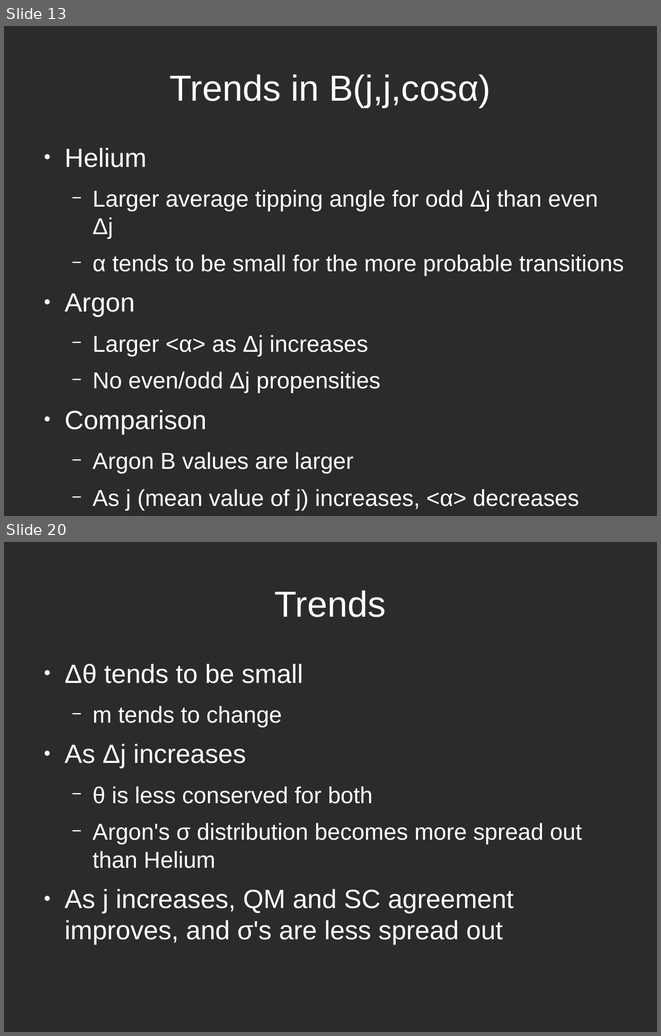
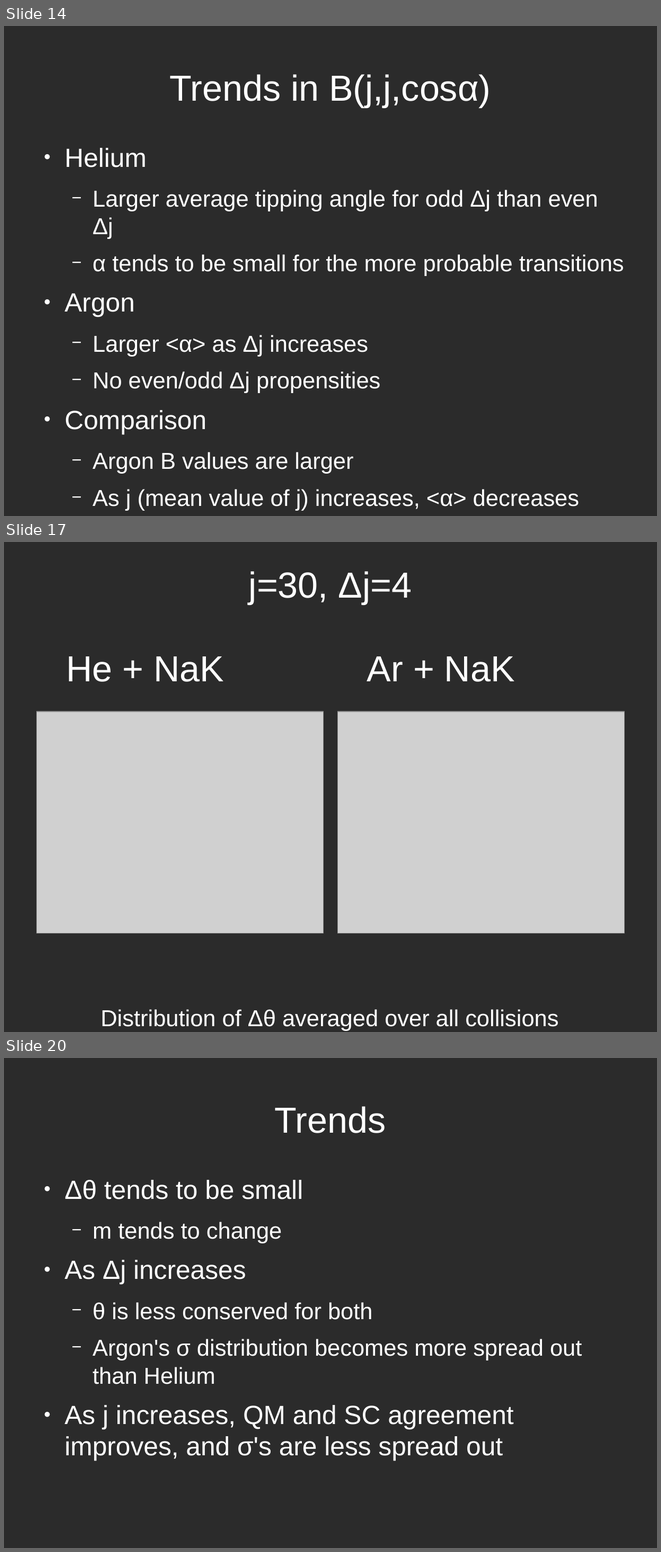
Before and after one commit to atowneND/HeNaK_Collisions, a slide deck: Presentation.odp. Shown one above the other, each under a label of ours: slides 13 and 20 before the commit, slides 14, 17 and 20 after it; the slides between them are not shown. The pictures are 661x1036 and 661x1552 pixels, drawn with LibreOffice and Linux fonts; fonts in the diff are those of the drawing; grey boxes stand for pictures; background and template pictures are left out; a plain dark background stands for a picture behind light text. Boxes give left, top, right and bottom in pixels: in the first picture for what was removed or moved away, otherwise in the second. Text is boxed around its words. In the diff, an @@ line names an element or a change of style, - is before the commit and + after.

```diff
--- a/Presentation.odp
+++ b/Presentation.odp
@@ slide 17 added at <box>4,542,657,1032</box>, background picture (left out) @@
@@ text added at <box>249,571,412,604</box>, 44 pt, text #FFFFFF @@
+j=30, Δj=4
@@ title added at <box>66,656,224,682</box>, 44 pt, text #FFFFFF @@
+He + NaK
@@ title added at <box>367,656,515,682</box>, 44 pt, text #FFFFFF @@
+Ar + NaK
@@ picture added at <box>36,712,324,933</box> @@
@@ picture added at <box>337,712,625,933</box> @@
@@ text added at <box>100,1009,558,1031</box>, 28 pt, text #FFFFFF @@
+Distribution of Δθ averaged over all collisions
@@ what was slide 13 is now slide 14 @@
```
Also in this commit, not shown: 7 slides changed, 1 other slide added, 2 slides removed, 4 other files.
